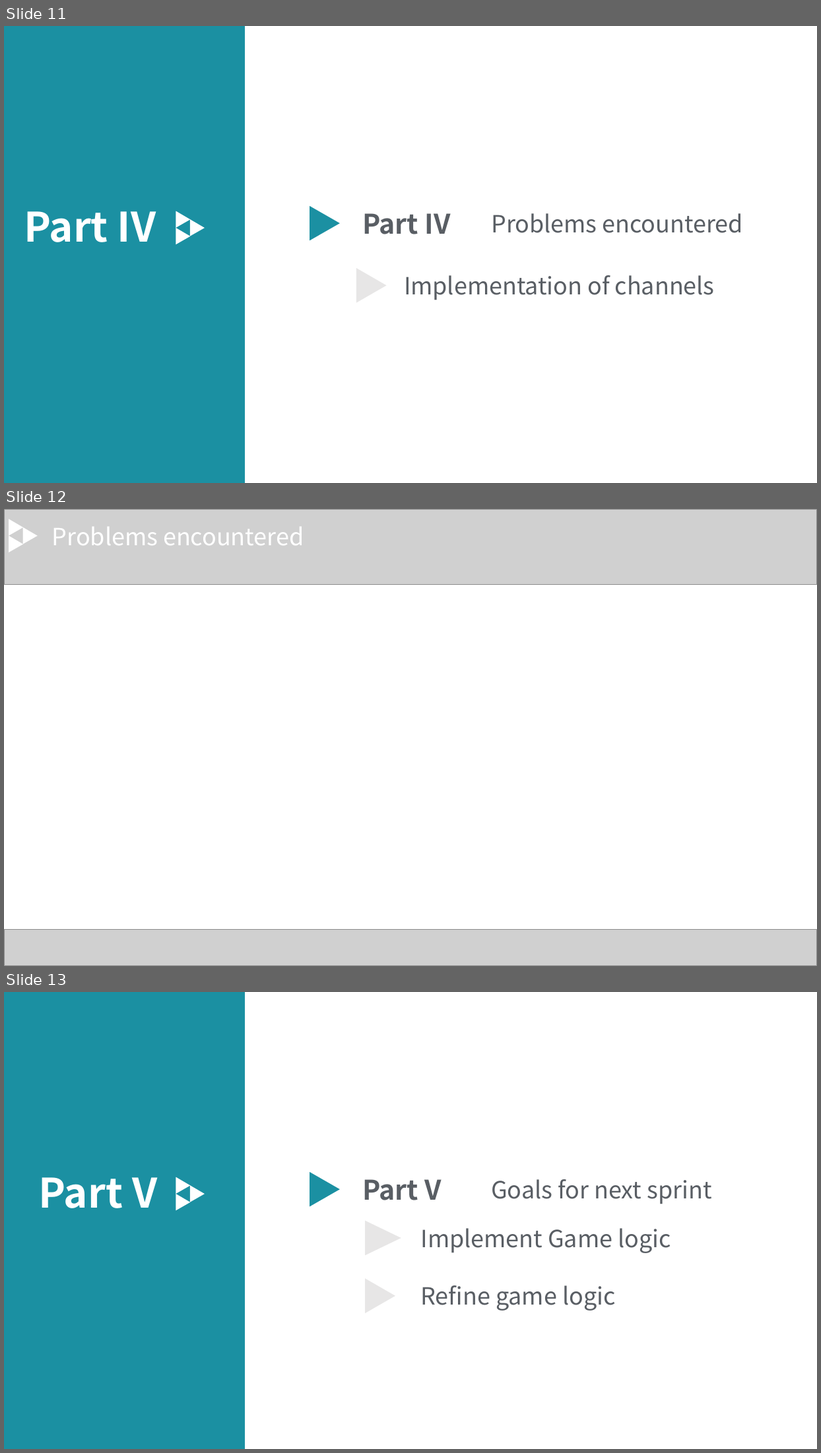
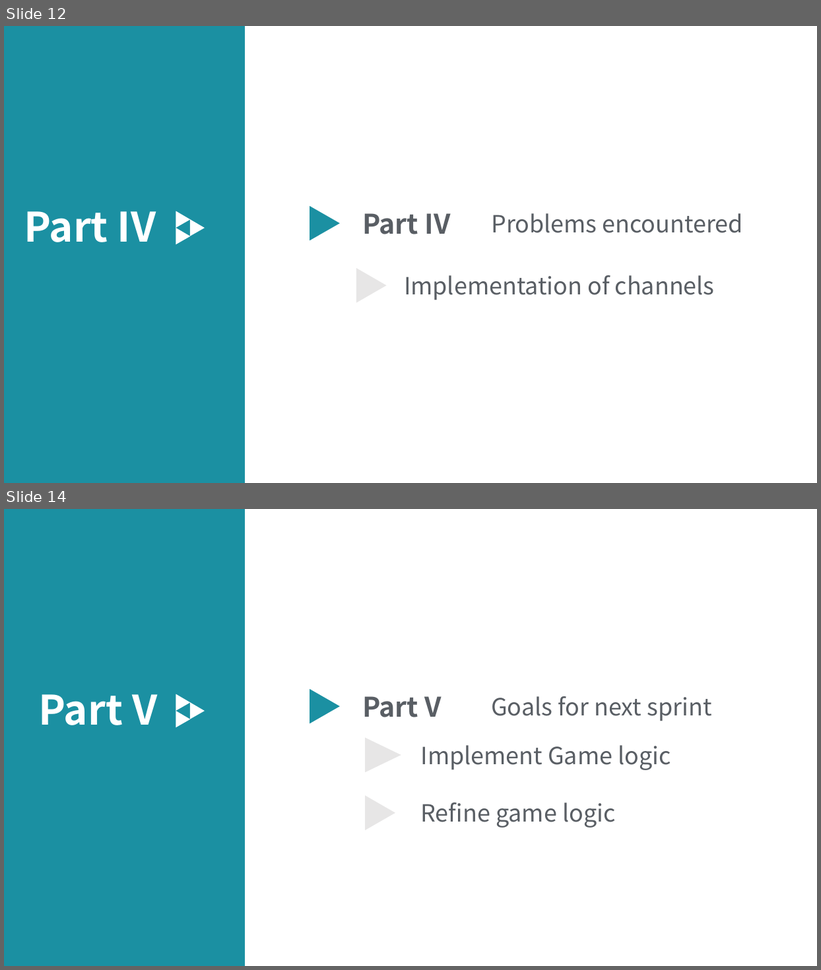
Before and after one commit to ChTimTsubasa/PingpongGame, a slide deck: sprint-presentations/Sprint 1 presentation/Yuanyuan_pingponggame.ppt. Shown one above the other, each under a label of ours: slides 11, 12 and 13 before the commit, slides 12 and 14 after it; the slides between them are not shown. The pictures are 821x1453 and 821x970 pixels, drawn with LibreOffice and Linux fonts; fonts in the diff are those of the drawing; grey boxes stand for pictures. Boxes give left, top, right and bottom in pixels: in the first picture for what was removed or moved away, otherwise in the second. Text is boxed around its words. In the diff, an @@ line names an element or a change of style, - is before the commit and + after.

```diff
--- a/sprint-presentations/Sprint 1 presentation/Yuanyuan_pingponggame.ppt
+++ b/sprint-presentations/Sprint 1 presentation/Yuanyuan_pingponggame.ppt
@@ slide 12 removed at <box>4,509,817,966</box>, background #FFFFFF @@
@@ picture removed at <box>4,509,816,585</box> @@
@@ triangle removed at <box>4,515,23,536</box> @@
@@ triangle removed at <box>15,523,37,544</box> @@
@@ text removed at <box>52,527,304,545</box> @@
-Problems encountered
@@ triangle removed at <box>4,531,23,553</box> @@
@@ picture removed at <box>4,929,816,966</box> @@
@@ what was slide 11 is now slide 12 @@
@@ what was slide 13 is now slide 14 @@
```
Also in this commit, not shown: 3 slides changed, 2 slides added, 1 other slide removed, 1 other file.
